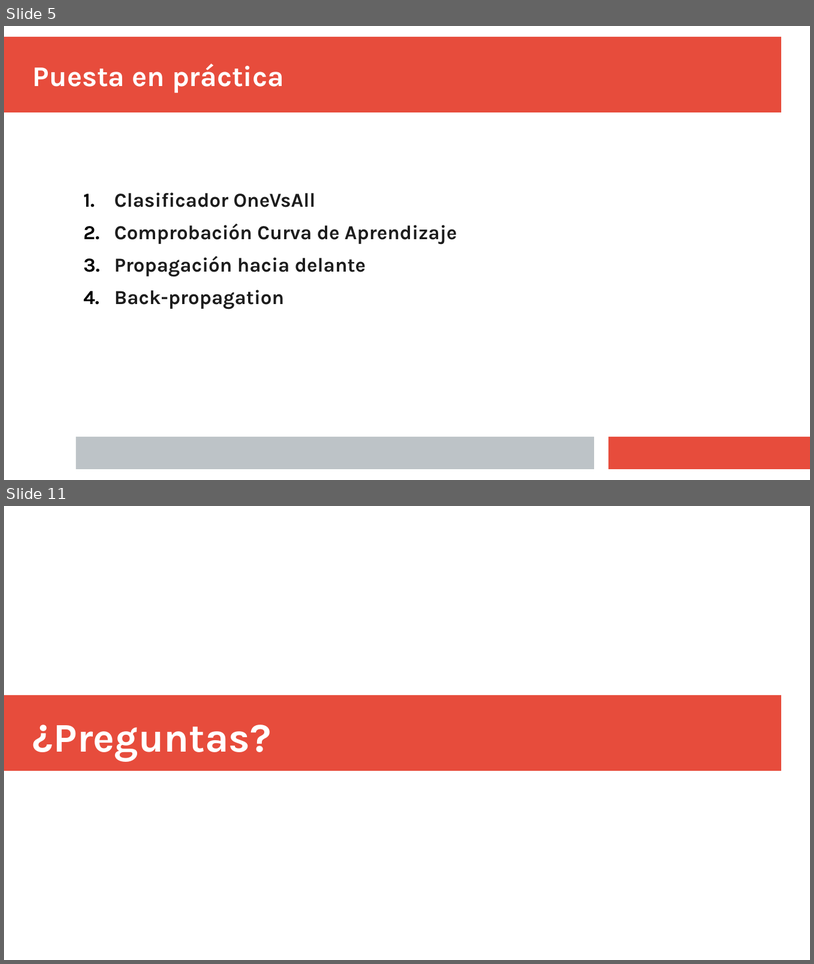
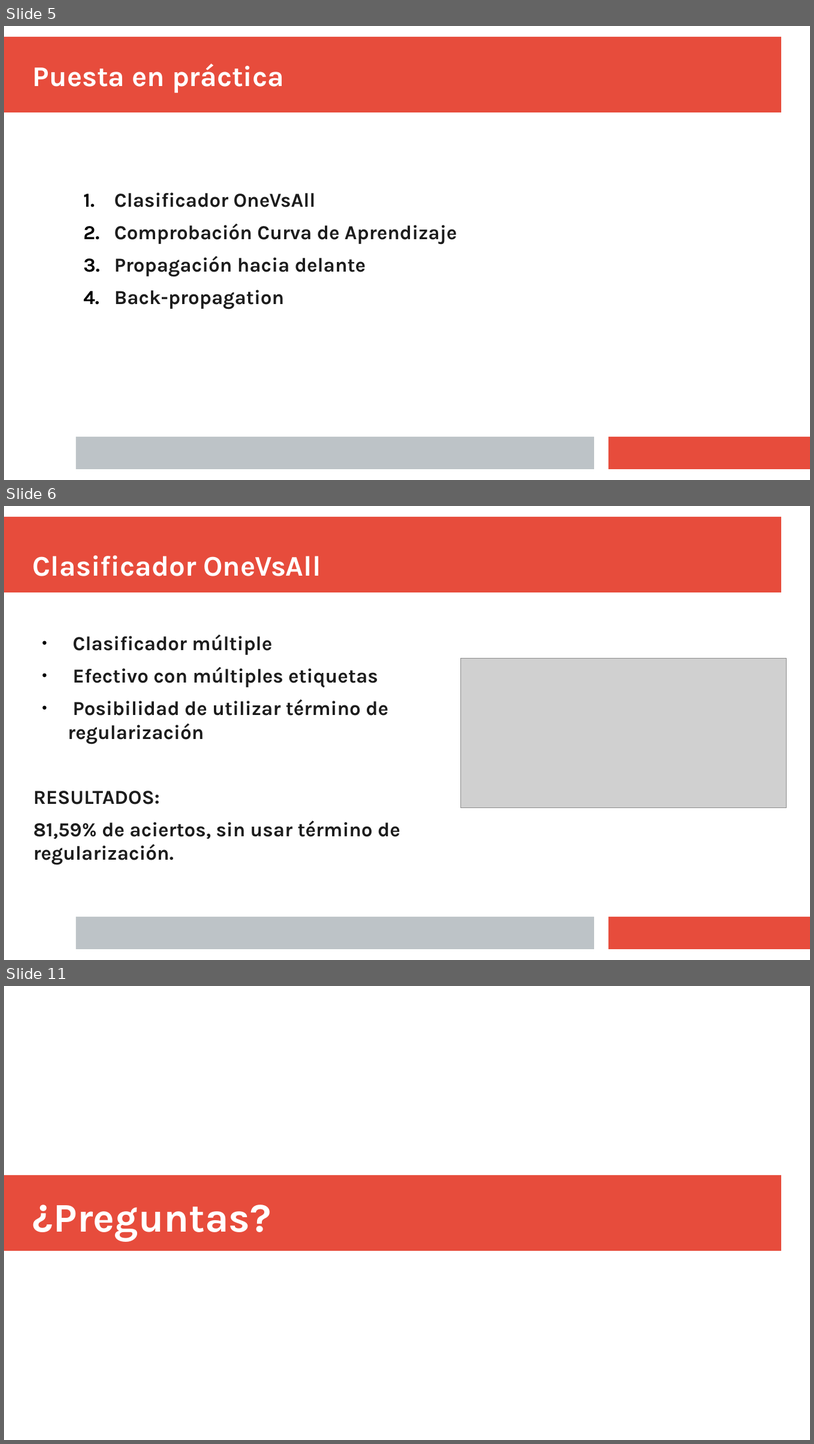
Before and after one commit to Lidiacon/AA, a slide deck: Proyecto/Presentación.odp. Shown one above the other, each under a label of ours: slides 5 and 11 before the commit, slides 5, 6 and 11 after it; the slides between them are not shown. The pictures are 814x964 and 814x1444 pixels, drawn with LibreOffice and Linux fonts; fonts in the diff are those of the drawing; grey boxes stand for pictures. Boxes give left, top, right and bottom in pixels: in the first picture for what was removed or moved away, otherwise in the second. Text is boxed around its words. In the diff, an @@ line names an element or a change of style, - is before the commit and + after.

```diff
--- a/Proyecto/Presentación.odp
+++ b/Proyecto/Presentación.odp
@@ slide 6 added at <box>4,506,810,960</box>, background #FFFFFF; not listed: 3 template elements that a slide beside it also shows @@
@@ title added at <box>33,555,321,576</box>, 28 pt, text #FFFFFF, bold @@
+Clasificador OneVsAll
@@ text added at <box>33,634,401,865</box>, 19.5 pt, text #1C1C1C, bold @@
+● Clasificador múltiple
+● Efectivo con múltiples etiquetas
+● Posibilidad de utilizar término de regularización
+RESULTADOS:
+81,59% de aciertos, sin usar término de regularización.
@@ picture added at <box>461,658,787,807</box> @@
```
Also in this commit, not shown: 3 slides changed, 2 other slides added, 3 slides removed.
